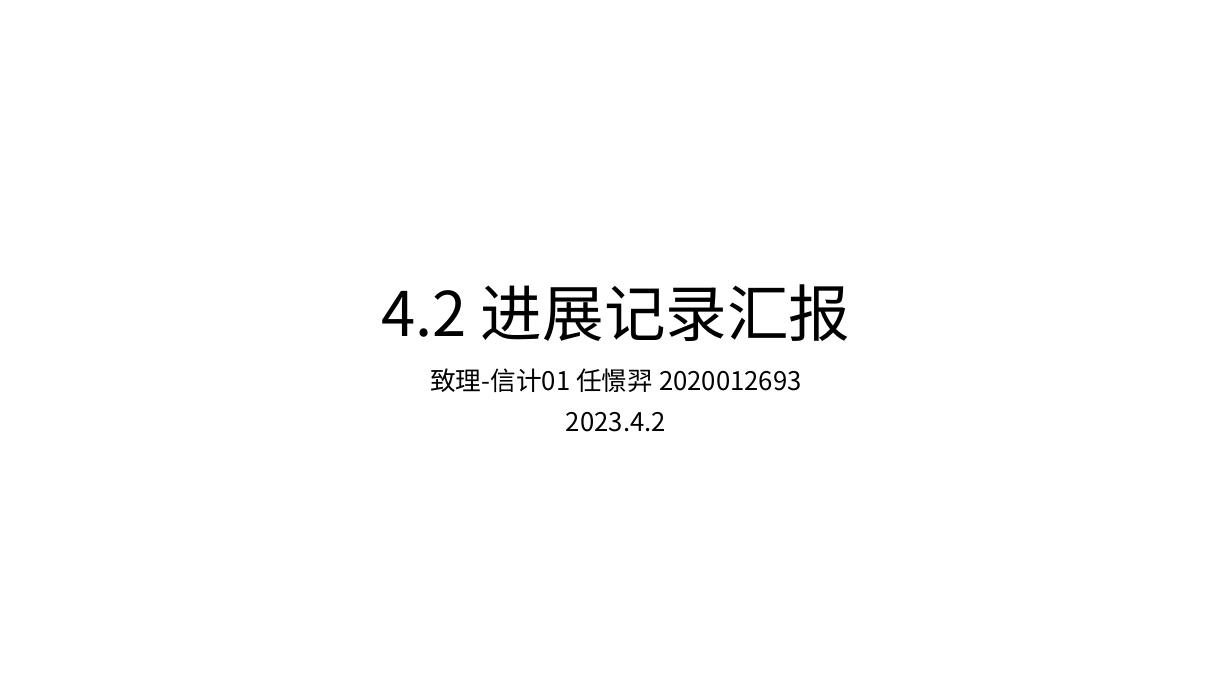
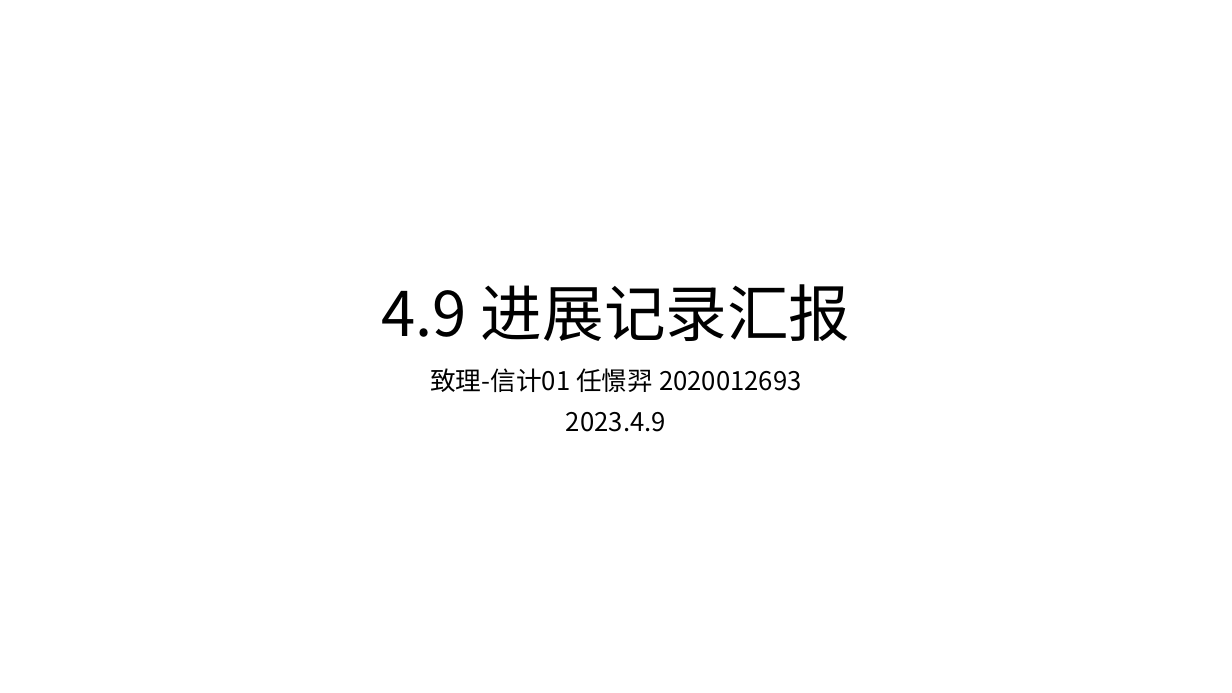
Before and after one commit to ren258/oscomp, a slide deck: slide 1 of 进展记录汇报/4.9汇报_任憬羿.pptx. Drawn at 1232x693 pixels with LibreOffice and Linux fonts; fonts in the diff are those of the drawing. Boxes give left, top, right and bottom in pixels: in the first picture for what was removed or moved away, otherwise in the second. Text is boxed around its words. In the diff, an @@ line names an element or a change of style, - is before the commit and + after.

Commit message:
4.9 进展汇报

```diff
--- a/进展记录汇报/4.9汇报_任憬羿.pptx
+++ b/进展记录汇报/4.9汇报_任憬羿.pptx
@@ title at (382,284,851,341): text changed @@
-4.2 进展记录汇报
+4.9 进展记录汇报
@@ subtitle at (566,412,666,432): text changed @@
-2023.4.2
+2023.4.9
```
Also in this commit, not shown: 1 other file.
